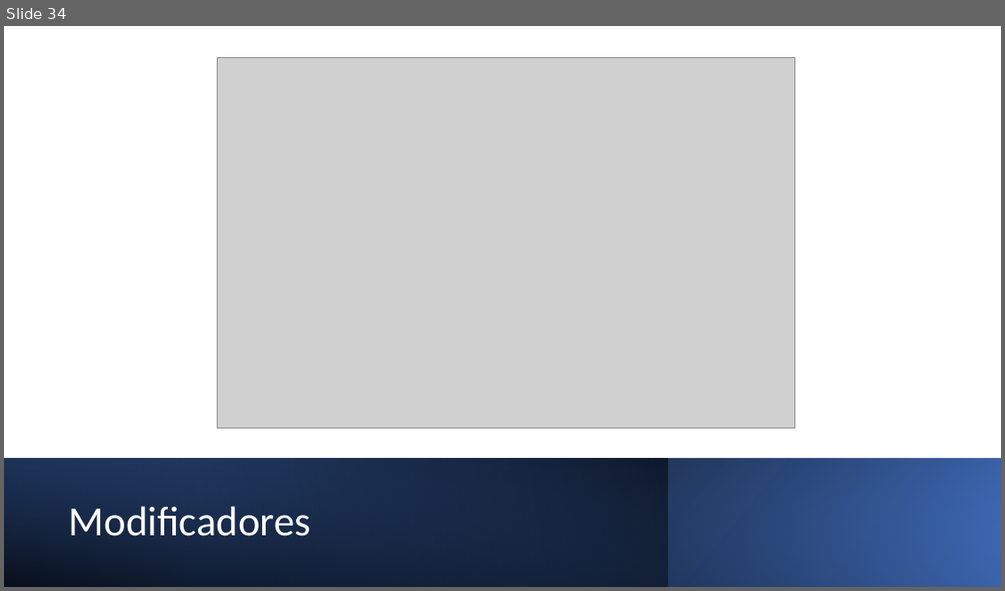
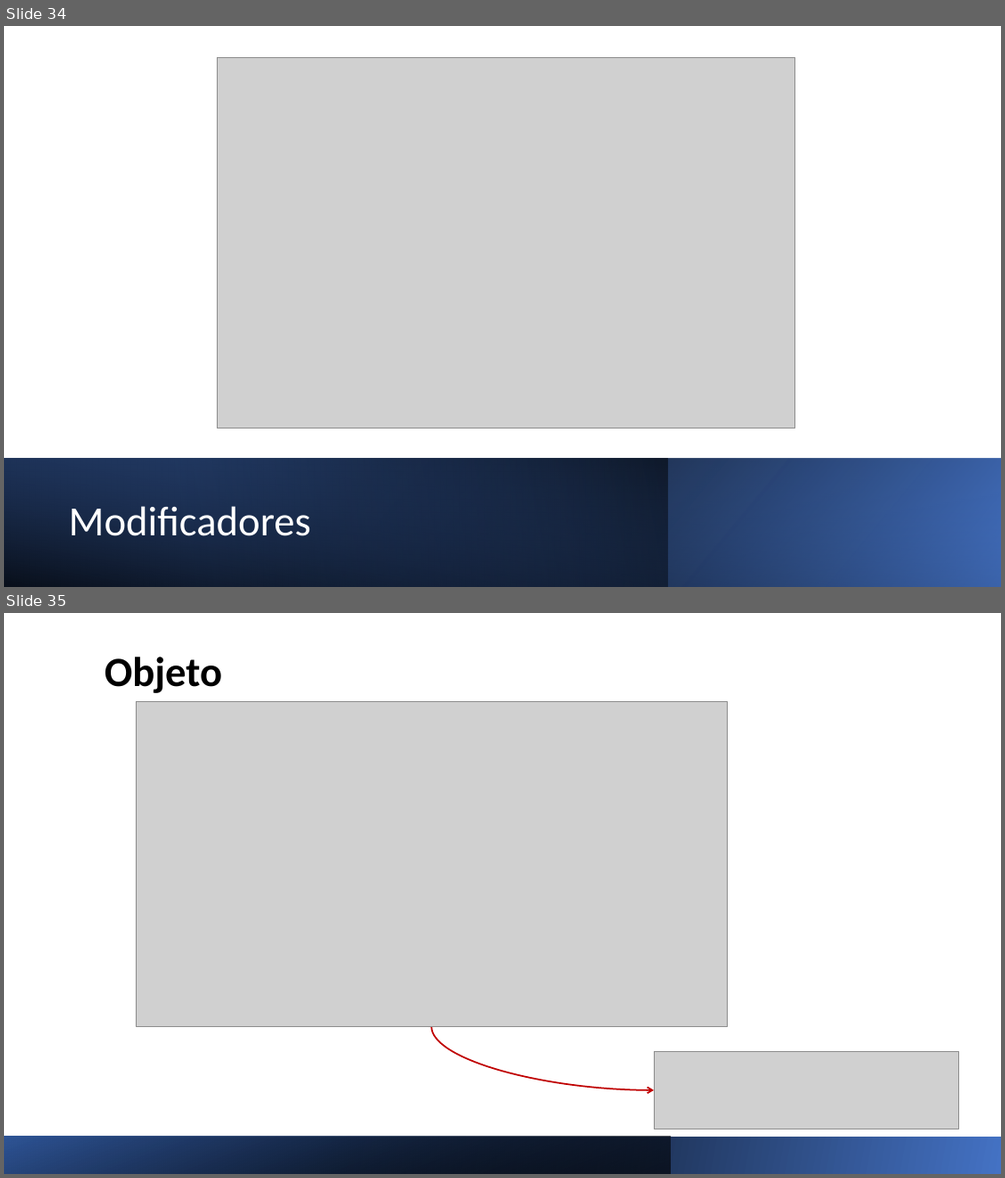
Before and after one commit to Charris1904/automation-qa-sessions, a slide deck: files/1. Java.pptx. Shown one above the other, each under a label of ours: slide 34 before the commit, slides 34 and 35 after it. The pictures are 1005x591 and 1005x1178 pixels, drawn with LibreOffice and Linux fonts; fonts in the diff are those of the drawing; grey boxes stand for pictures. Boxes give left, top, right and bottom in pixels: in the first picture for what was removed or moved away, otherwise in the second. Text is boxed around its words. In the diff, an @@ line names an element or a change of style, - is before the commit and + after.

```diff
--- a/files/1. Java.pptx
+++ b/files/1. Java.pptx
@@ slide 35 added at (4, 613, 1001, 1174), background #FFFFFF @@
@@ title added at (105, 657, 222, 693), 40 pt, text #000000, bold @@
+Objeto
@@ picture added at (136, 701, 727, 1027) @@
@@ curved arrow added from (432, 1027) to (654, 1090), #C00000 1.5 pt @@
@@ picture added at (654, 1051, 959, 1129) @@
@@ rectangle added at (4, 1136, 1001, 1174), fill gradient #4472C4 to #000000 @@
@@ rectangle added at (4, 1136, 671, 1174), fill gradient #000000 to #2F5597 @@
```
Also in this commit, not shown: 4 other slides added, 11 other files.
